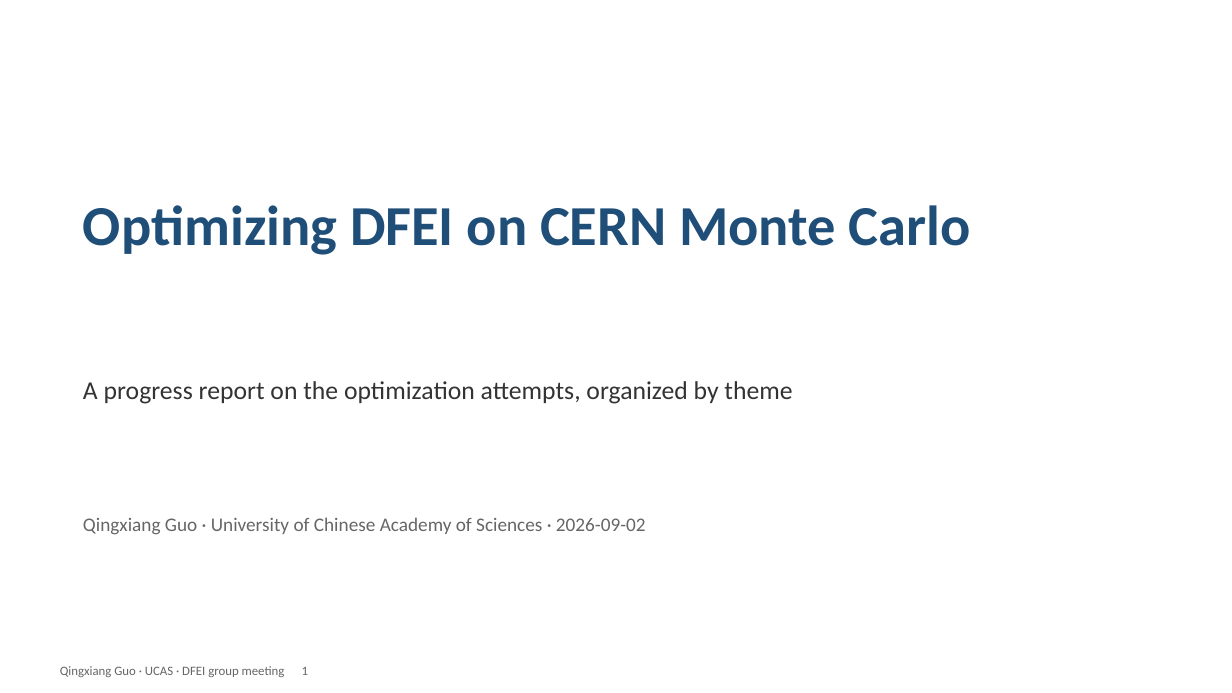
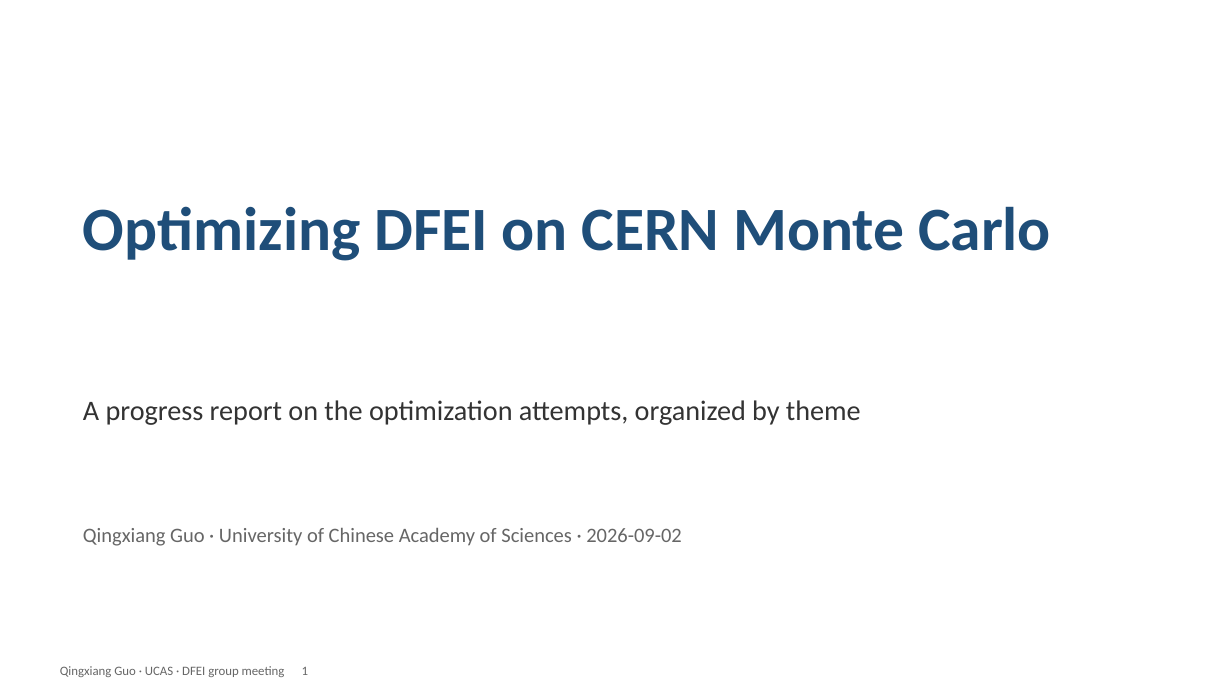
Before and after one commit to Aniedrew/dfei_ift, a slide deck: slide 1 of meeting_figs/DFEI_progress_20260902_EN.pptx. Drawn at 1232x693 pixels with LibreOffice and Linux fonts; fonts in the diff are those of the drawing. Boxes give left, top, right and bottom in pixels: in the first picture for what was removed or moved away, otherwise in the second. Text is boxed around its words. In the diff, an @@ line names an element or a change of style, - is before the commit and + after.

```diff
--- a/meeting_figs/DFEI_progress_20260902_EN.pptx
+++ b/meeting_figs/DFEI_progress_20260902_EN.pptx
@@ text "Optimizing DFEI on CERN Monte ..." at (83, 206, 1051, 261): size 44 to 48 pt @@
@@ text "A progress report on the ...": place and size @@
-text "A progress report on the ..." at (83, 381, 792, 404)
+text "A progress report on the ..." at (83, 400, 861, 425)
@@ text "A progress report on the ..." at (83, 400, 861, 425): size 20 to 22 pt @@
@@ text "Qingxiang Guo · University of ...": place and size @@
-text "Qingxiang Guo · University of ..." at (83, 517, 646, 535)
+text "Qingxiang Guo · University of ..." at (83, 528, 681, 546)
@@ text "Qingxiang Guo · University of ..." at (83, 528, 681, 546): size 15 to 16 pt @@
```
Also in this commit, not shown: 10 other slides changed, 1 slide added, 2 other files.
